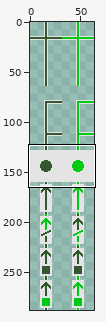
A sprite sheet gets an edit: assets/cables.png. Above: a wide view before the commit, with the close-up outlined.
Close-up. Earlier state:
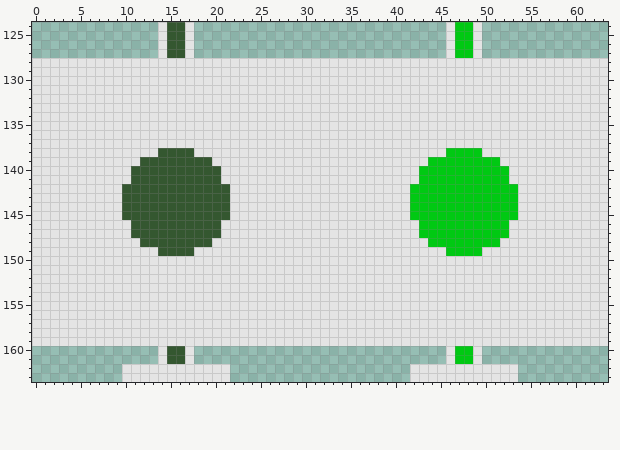
The file is 64x288 pixels. Colours within 5 levels of each other are drawn and written as one. Shown: x 0..63, y 124..163.
After:
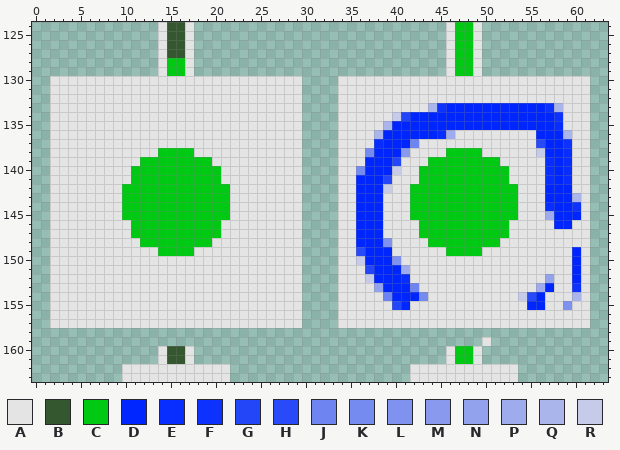
Palette (. is transparent): A #e4e4e4  B #345730  C #00c913  D #0026ff  E #072efe  F #0d32fd  G #2346f8  H #294af8  J #6d84f1  K #768bf0  L #7f92ef  M #899aee  N #93a2ed  P #9eabec  Q #aab5eb  R #c5cbe8
Message: Implemented the logic of the new cables
Edits made:
@@ x 0..63 @@
 127 ..............ABBA............................ACCA..............
-128 AAAAAAAAAAAAAAAAAAAAAAAAAAAAAAAAAAAAAAAAAAAAAAAAAAAAAAAAAAAAAAAA
-129 AAAAAAAAAAAAAAAAAAAAAAAAAAAAAAAAAAAAAAAAAAAAAAAAAAAAAAAAAAAAAAAA
-130 AAAAAAAAAAAAAAAAAAAAAAAAAAAAAAAAAAAAAAAAAAAAAAAAAAAAAAAAAAAAAAAA
-131 AAAAAAAAAAAAAAAAAAAAAAAAAAAAAAAAAAAAAAAAAAAAAAAAAAAAAAAAAAAAAAAA
-132 AAAAAAAAAAAAAAAAAAAAAAAAAAAAAAAAAAAAAAAAAAAAAAAAAAAAAAAAAAAAAAAA
-133 AAAAAAAAAAAAAAAAAAAAAAAAAAAAAAAAAAAAAAAAAAAAAAAAAAAAAAAAAAAAAAAA
-134 AAAAAAAAAAAAAAAAAAAAAAAAAAAAAAAAAAAAAAAAAAAAAAAAAAAAAAAAAAAAAAAA
-135 AAAAAAAAAAAAAAAAAAAAAAAAAAAAAAAAAAAAAAAAAAAAAAAAAAAAAAAAAAAAAAAA
-136 AAAAAAAAAAAAAAAAAAAAAAAAAAAAAAAAAAAAAAAAAAAAAAAAAAAAAAAAAAAAAAAA
-137 AAAAAAAAAAAAAAAAAAAAAAAAAAAAAAAAAAAAAAAAAAAAAAAAAAAAAAAAAAAAAAAA
-138 AAAAAAAAAAAAAABBBBAAAAAAAAAAAAAAAAAAAAAAAAAAAACCCCAAAAAAAAAAAAAA
-139 AAAAAAAAAAAABBBBBBBBAAAAAAAAAAAAAAAAAAAAAAAACCCCCCCCAAAAAAAAAAAA
-140 AAAAAAAAAAABBBBBBBBBBAAAAAAAAAAAAAAAAAAAAAACCCCCCCCCCAAAAAAAAAAA
-141 AAAAAAAAAAABBBBBBBBBBAAAAAAAAAAAAAAAAAAAAAACCCCCCCCCCAAAAAAAAAAA
-142 AAAAAAAAAABBBBBBBBBBBBAAAAAAAAAAAAAAAAAAAACCCCCCCCCCCCAAAAAAAAAA
-143 AAAAAAAAAABBBBBBBBBBBBAAAAAAAAAAAAAAAAAAAACCCCCCCCCCCCAAAAAAAAAA
-144 AAAAAAAAAABBBBBBBBBBBBAAAAAAAAAAAAAAAAAAAACCCCCCCCCCCCAAAAAAAAAA
-145 AAAAAAAAAABBBBBBBBBBBBAAAAAAAAAAAAAAAAAAAACCCCCCCCCCCCAAAAAAAAAA
-146 AAAAAAAAAAABBBBBBBBBBAAAAAAAAAAAAAAAAAAAAAACCCCCCCCCCAAAAAAAAAAA
-147 AAAAAAAAAAABBBBBBBBBBAAAAAAAAAAAAAAAAAAAAAACCCCCCCCCCAAAAAAAAAAA
-148 AAAAAAAAAAAABBBBBBBBAAAAAAAAAAAAAAAAAAAAAAAACCCCCCCCAAAAAAAAAAAA
-149 AAAAAAAAAAAAAABBBBAAAAAAAAAAAAAAAAAAAAAAAAAAAACCCCAAAAAAAAAAAAAA
-150 AAAAAAAAAAAAAAAAAAAAAAAAAAAAAAAAAAAAAAAAAAAAAAAAAAAAAAAAAAAAAAAA
-151 AAAAAAAAAAAAAAAAAAAAAAAAAAAAAAAAAAAAAAAAAAAAAAAAAAAAAAAAAAAAAAAA
-152 AAAAAAAAAAAAAAAAAAAAAAAAAAAAAAAAAAAAAAAAAAAAAAAAAAAAAAAAAAAAAAAA
-153 AAAAAAAAAAAAAAAAAAAAAAAAAAAAAAAAAAAAAAAAAAAAAAAAAAAAAAAAAAAAAAAA
-154 AAAAAAAAAAAAAAAAAAAAAAAAAAAAAAAAAAAAAAAAAAAAAAAAAAAAAAAAAAAAAAAA
-155 AAAAAAAAAAAAAAAAAAAAAAAAAAAAAAAAAAAAAAAAAAAAAAAAAAAAAAAAAAAAAAAA
-156 AAAAAAAAAAAAAAAAAAAAAAAAAAAAAAAAAAAAAAAAAAAAAAAAAAAAAAAAAAAAAAAA
-157 AAAAAAAAAAAAAAAAAAAAAAAAAAAAAAAAAAAAAAAAAAAAAAAAAAAAAAAAAAAAAAAA
-158 AAAAAAAAAAAAAAAAAAAAAAAAAAAAAAAAAAAAAAAAAAAAAAAAAAAAAAAAAAAAAAAA
-159 AAAAAAAAAAAAAAAAAAAAAAAAAAAAAAAAAAAAAAAAAAAAAAAAAAAAAAAAAAAAAAAA
+128 ..............ACCA............................ACCA..............
+129 ..............ACCA............................ACCA..............
+130 ..AAAAAAAAAAAAAAAAAAAAAAAAAAAA....AAAAAAAAAAAAAAAAAAAAAAAAAAAA..
+131 ..AAAAAAAAAAAAAAAAAAAAAAAAAAAA....AAAAAAAAAAAAAAAAAAAAAAAAAAAA..
+132 ..AAAAAAAAAAAAAAAAAAAAAAAAAAAA....AAAAAAAAAAAAAAAAAAAAAAAAAAAA..
+133 ..AAAAAAAAAAAAAAAAAAAAAAAAAAAA....AAAAAAAAAAQFDDDDDDDDDDDFQAAA..
+134 ..AAAAAAAAAAAAAAAAAAAAAAAAAAAA....AAAAAARGDDDDDDDDDDDDDDDDFAAA..
+135 ..AAAAAAAAAAAAAAAAAAAAAAAAAAAA....AAAAAQDDDDDDDDDDDDDDDDDDEAAA..
+136 ..AAAAAAAAAAAAAAAAAAAAAAAAAAAA....AAAAQDDDDDDEPAAAAAAAAADDDQAA..
+137 ..AAAAAAAAAAAAAAAAAAAAAAAAAAAA....AAAAEDDDJAAAAAAAAAAAAAHDDFAA..
+138 ..AAAAAAAAAAAACCCCAAAAAAAAAAAA....AAAKDDDMAAAACCCCAAAAAARDDEAA..
+139 ..AAAAAAAAAACCCCCCCCAAAAAAAAAA....AAADDDGAAACCCCCCCCAAAAAEDEAA..
+140 ..AAAAAAAAACCCCCCCCCCAAAAAAAAA....AAKDDDRAACCCCCCCCCCAAAAEDEAA..
+141 ..AAAAAAAAACCCCCCCCCCAAAAAAAAA....AADDDGAAACCCCCCCCCCAAAAEDEAA..
+142 ..AAAAAAAACCCCCCCCCCCCAAAAAAAA....AADDDRAACCCCCCCCCCCCAAADDDAA..
+143 ..AAAAAAAACCCCCCCCCCCCAAAAAAAA....AADDDAAACCCCCCCCCCCCAAADDDQA..
+144 ..AAAAAAAACCCCCCCCCCCCAAAAAAAA....AADDDAAACCCCCCCCCCCCAAAEDDFA..
+145 ..AAAAAAAACCCCCCCCCCCCAAAAAAAA....AADDDAAACCCCCCCCCCCCAAAPDDDA..
+146 ..AAAAAAAAACCCCCCCCCCAAAAAAAAA....AADDDAAAACCCCCCCCCCAAAAADDAA..
+147 ..AAAAAAAAACCCCCCCCCCAAAAAAAAA....AADDDAAAACCCCCCCCCCAAAAAAAAA..
+148 ..AAAAAAAAAACCCCCCCCAAAAAAAAAA....AADDDLAAAACCCCCCCCAAAAAAAAAA..
+149 ..AAAAAAAAAAAACCCCAAAAAAAAAAAA....AAHDDDAAAAAACCCCAAAAAAAAAADA..
+150 ..AAAAAAAAAAAAAAAAAAAAAAAAAAAA....AARDDDLAAAAAAAAAAAAAAAAAAADA..
+151 ..AAAAAAAAAAAAAAAAAAAAAAAAAAAA....AAAGDDDPAAAAAAAAAAAAAAAAAADA..
+152 ..AAAAAAAAAAAAAAAAAAAAAAAAAAAA....AAARDDDEAAAAAAAAAAAAAAANAADA..
+153 ..AAAAAAAAAAAAAAAAAAAAAAAAAAAA....AAAANDDDJAAAAAAAAAAAAAPDAAFA..
+154 ..AAAAAAAAAAAAAAAAAAAAAAAAAAAA....AAAAAJDDDKAAAAAAAAAARHDAAAQA..
+155 ..AAAAAAAAAAAAAAAAAAAAAAAAAAAA....AAAAAAGDAAAAAAAAAAAAADDAALAA..
+156 ..AAAAAAAAAAAAAAAAAAAAAAAAAAAA....AAAAAAAAAAAAAAAAAAAAAAAAAAAA..
+157 ..AAAAAAAAAAAAAAAAAAAAAAAAAAAA....AAAAAAAAAAAAAAAAAAAAAAAAAAAA..
+158 ................................................................
+159 ..................................................A.............
 160 ..............ABBA............................ACCA..............
